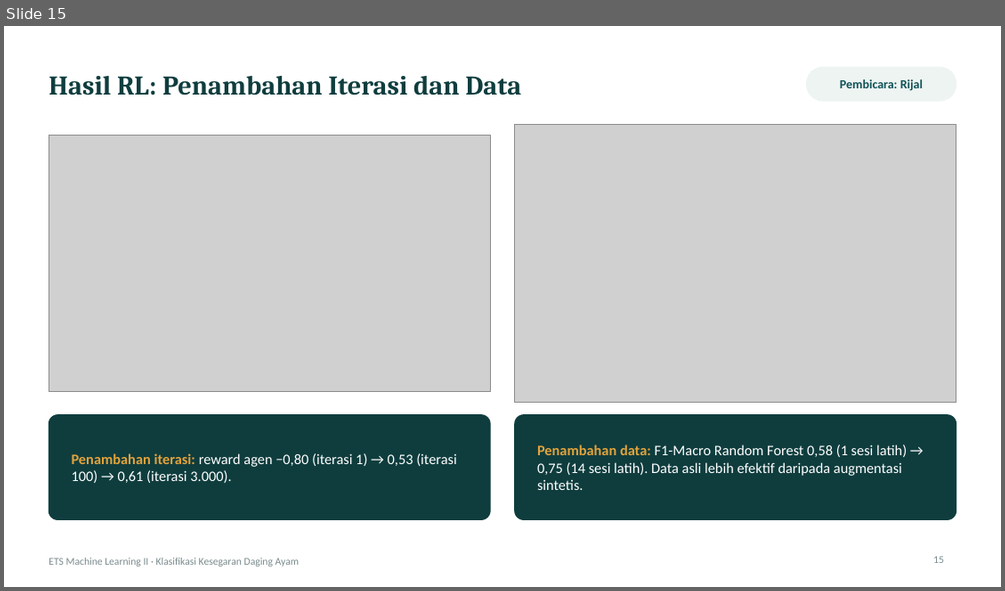
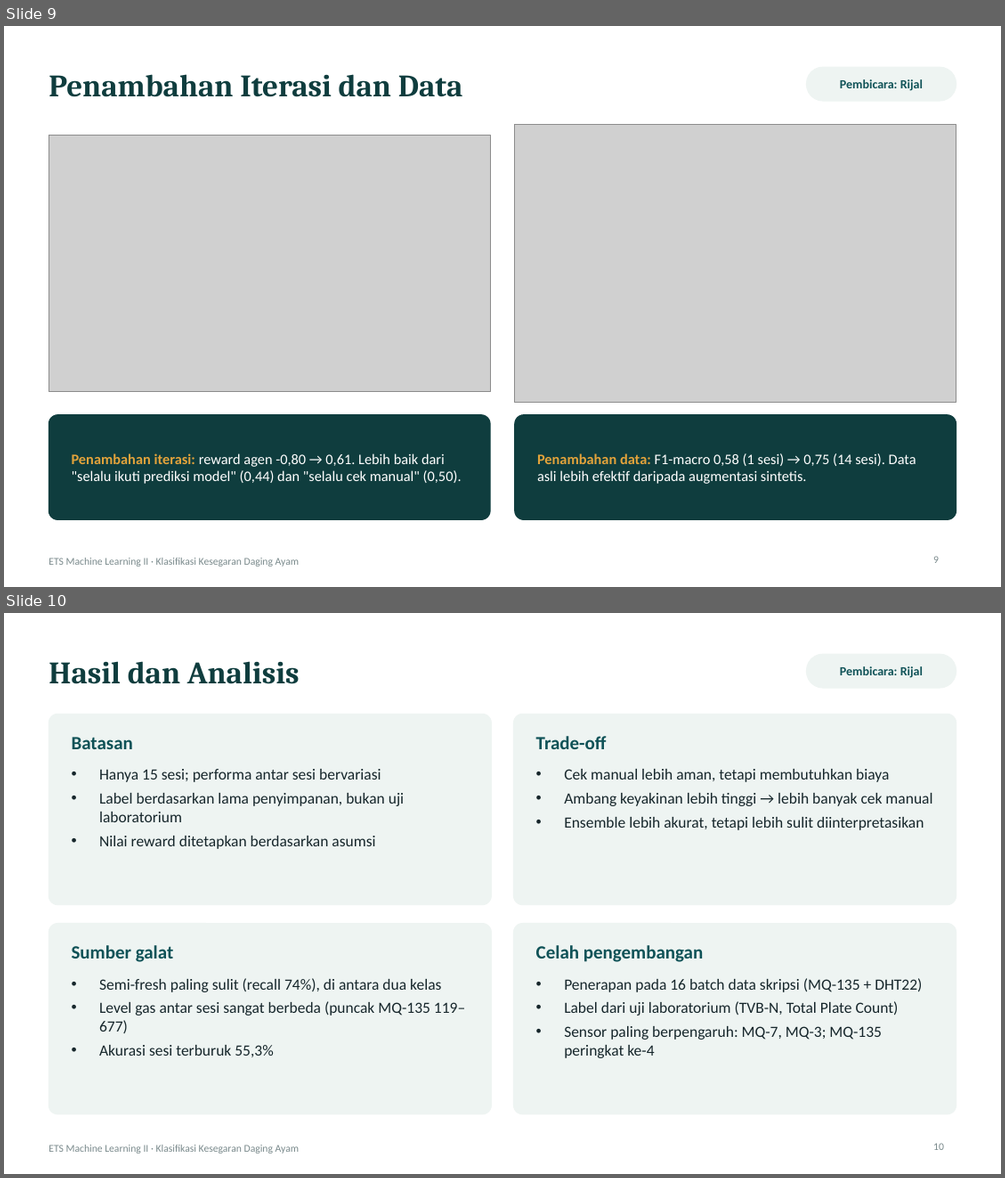
Before and after one commit to MuhammadErlanggaKurniawan/ets-ml2-kelompok, a slide deck: deck/ETS_ML2_Kesegaran_Ayam.pptx. Shown one above the other, each under a label of ours: slide 15 before the commit, slides 9 and 10 after it. The pictures are 1005x591 and 1005x1178 pixels, drawn with LibreOffice and Linux fonts; fonts in the diff are those of the drawing; grey boxes stand for pictures. Boxes give left, top, right and bottom in pixels: in the first picture for what was removed or moved away, otherwise in the second. Text is boxed around its words. In the diff, an @@ line names an element or a change of style, - is before the commit and + after.

```diff
--- a/deck/ETS_ML2_Kesegaran_Ayam.pptx
+++ b/deck/ETS_ML2_Kesegaran_Ayam.pptx
@@ slide 10 added at [4, 613, 1001, 1174], background #FFFFFF; not listed: 1 template element that a slide beside it also shows @@
@@ title added at [48, 661, 299, 684], 30 pt, text #0F3D3E, bold @@
+Hasil dan Analisis
@@ rounded rectangle added at [807, 654, 956, 688], fill #EEF4F2, outline #EEF4F2 1 pt @@
@@ text added at [840, 666, 922, 678], 12 pt, text #0F5257, bold @@
+Pembicara: Rijal
@@ rounded rectangle added at [48, 714, 492, 905], fill #EEF4F2, outline #EEF4F2 1 pt @@
@@ rounded rectangle added at [514, 714, 956, 905], fill #EEF4F2, outline #EEF4F2 1 pt @@
@@ text added at [72, 737, 133, 749], 18 pt, text #0F5257, bold @@
+Batasan
@@ text added at [536, 736, 607, 749], 18 pt, text #0F5257, bold @@
+Trade-off
@@ text added at [99, 769, 404, 849], 15 pt, text #16262B @@
+• Hanya 15 sesi; performa antar sesi bervariasi
+• Label berdasarkan lama penyimpanan, bukan uji laboratorium
+• Nilai reward ditetapkan berdasarkan asumsi
@@ text added at [564, 769, 932, 830], 15 pt, text #16262B @@
+• Cek manual lebih aman, tetapi membutuhkan biaya
+• Ambang keyakinan lebih tinggi → lebih banyak cek manual
+• Ensemble lebih akurat, tetapi lebih sulit diinterpretasikan
@@ rounded rectangle added at [48, 924, 492, 1114], fill #EEF4F2, outline #EEF4F2 1 pt @@
@@ rounded rectangle added at [514, 924, 956, 1114], fill #EEF4F2, outline #EEF4F2 1 pt @@
@@ text added at [72, 945, 174, 962], 18 pt, text #0F5257, bold @@
+Sumber galat
@@ text added at [536, 945, 703, 962], 18 pt, text #0F5257, bold @@
+Celah pengembangan
@@ text added at [99, 978, 465, 1057], 15 pt, text #16262B @@
+• Semi-fresh paling sulit (recall 74%), di antara dua kelas
+• Level gas antar sesi sangat berbeda (puncak MQ-135 119–677)
+• Akurasi sesi terburuk 55,3%
@@ text added at [564, 978, 922, 1058], 15 pt, text #16262B @@
+• Penerapan pada 16 batch data skripsi (MQ-135 + DHT22)
+• Label dari uji laboratorium (TVB-N, Total Plate Count)
+• Sensor paling berpengaruh: MQ-7, MQ-3; MQ-135 peringkat ke-4
@@ page number added at [933, 1143, 944, 1150], 10 pt, text #7A8A8C @@
+10
@@ what was slide 15 is now slide 9 @@
@@ slide 9 changed as well @@
@@ title at [48, 74, 463, 97]: text changed; size 26 to 30 pt @@
-Hasil RL: Penambahan Iterasi dan Data
+Penambahan Iterasi dan Data
@@ text at [72, 453, 461, 483]: text changed @@
-Penambahan iterasi: reward agen −0,80 (iterasi 1) → 0,53 (iterasi 100) → 0,61 (iterasi 3.000).
+Penambahan iterasi: reward agen -0,80 → 0,61. Lebih baik dari "selalu ikuti prediksi model" (0,44) dan "selalu cek manual" (0,50).
@@ text at [537, 453, 916, 483]: text changed @@
-Penambahan data: F1-Macro Random Forest 0,58 (1 sesi latih) → 0,75 (14 sesi latih). Data asli lebih efektif daripada augmentasi sintetis.
+Penambahan data: F1-macro 0,58 (1 sesi) → 0,75 (14 sesi). Data asli lebih efektif daripada augmentasi sintetis.
@@ page number at [933, 556, 938, 563]: text changed @@
-15
+9
```
Also in this commit, not shown: 4 other slides changed, 6 other slides added, 15 slides removed, 1 other file.
